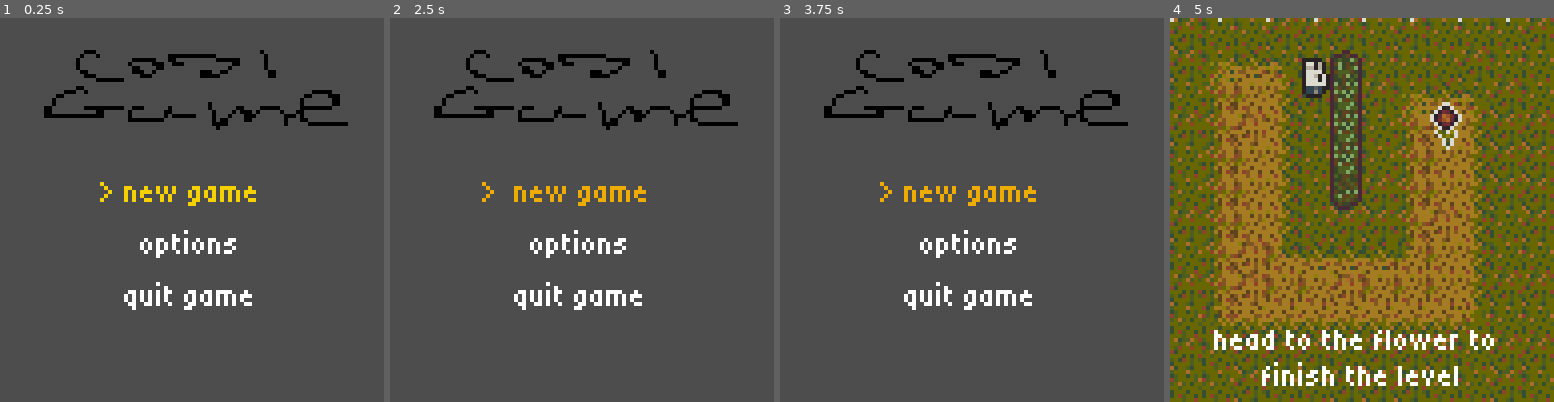
Above: before the commit, frames 1-4 (left to right).
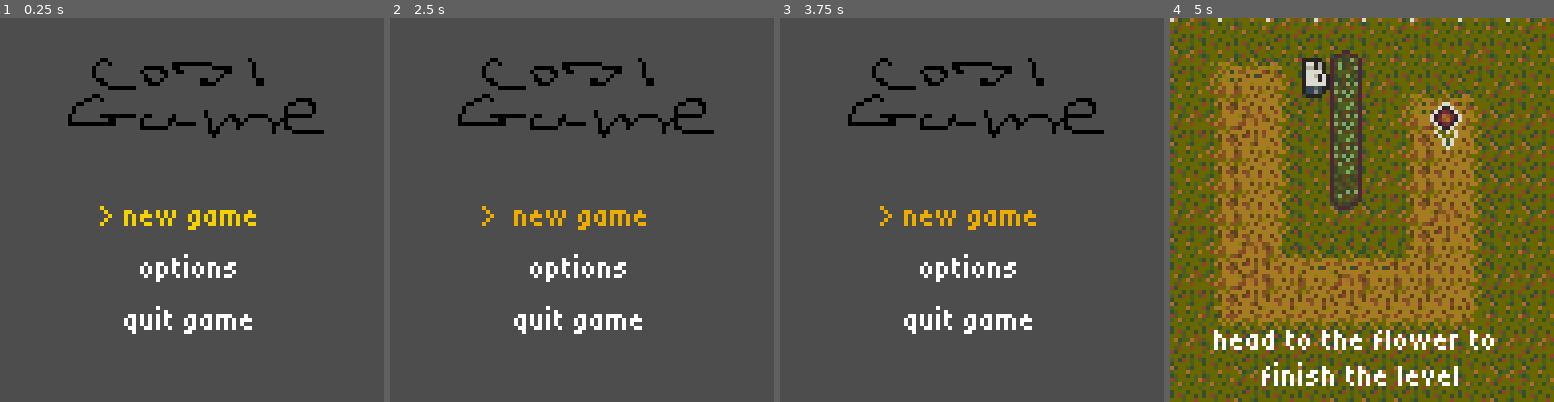
Above: after the commit, the same moments.

Repository: Someone68/cozyfall
Game: Godot game, scene res://scenes/main_menu.tscn
Two runs of this game, one before a commit and one after it. Both use one fixed random seed, a clock stepped at 60 frames per second and the inputs below.
Inputs:
- Up to frame 1 (0.25 s): no input
- Up to frame 2 (2.5 s): click "options" at 0.5 s; click "> new game" at 1.25 s; click "> new game" at 2 s
- Up to frame 3 (3.75 s): click "> new game" at 2.75 s; click "> new game" at 3.5 s
- Up to frame 4 (5 s): tap Enter (ui_accept) at 4.25, 4.52 s; hold Right (ui_right) from 4.28 s (still down); hold Z (tunnel) from 4.28 s (still down)

The runs differ from the first frame. In frame 1, 7.7% of the frame differs, in the area x 11-91%, y 8-83%; in frame 2, 7.7%; in frame 3, 7.7%; in frame 4, nothing differs.

Commit message:
center options in title screen

Diff:
--- a/scenes/main_menu.tscn
+++ b/scenes/main_menu.tscn
@@ -23,47 +23,46 @@
 grow_vertical = 2
 theme = ExtResource("1_wu84c")
 theme_override_constants/margin_left = 15
-theme_override_constants/margin_top = 6
+theme_override_constants/margin_top = 8
 theme_override_constants/margin_right = 15
 theme_override_constants/margin_bottom = 8
 
 [node name="VBoxContainer" type="VBoxContainer" parent="MainMenu" unique_id=908047947]
 layout_mode = 2
-theme_override_constants/separation = 9
+theme_override_constants/separation = 7
 
 [node name="TextureRect" type="TextureRect" parent="MainMenu/VBoxContainer" unique_id=463689465]
 layout_mode = 2
 texture = ExtResource("2_bqqt6")
 
-[node name="MarginContainer" type="MarginContainer" parent="MainMenu/VBoxContainer" unique_id=1859941748]
-layout_mode = 2
-theme_override_constants/margin_left = 14
-theme_override_constants/margin_right = 14
-
-[node name="SelectMenu" parent="MainMenu/VBoxContainer/MarginContainer" unique_id=647501129 instance=ExtResource("4_wu84c")]
+[node name="CenterContainer" type="CenterContainer" parent="MainMenu/VBoxContainer" unique_id=1881877339]
+custom_minimum_size = Vector2(0, 48)
 layout_mode = 2
 
-[node name="Continue" type="Button" parent="MainMenu/VBoxContainer/MarginContainer/SelectMenu" unique_id=615869429]
+[node name="SelectMenu" parent="MainMenu/VBoxContainer/CenterContainer" unique_id=647501129 instance=ExtResource("4_wu84c")]
+layout_mode = 2
+
+[node name="Continue" type="Button" parent="MainMenu/VBoxContainer/CenterContainer/SelectMenu" unique_id=615869429]
 layout_mode = 2
 text = "continue"
 flat = true
 
-[node name="NewGame" type="Button" parent="MainMenu/VBoxContainer/MarginContainer/SelectMenu" unique_id=1531426439]
+[node name="NewGame" type="Button" parent="MainMenu/VBoxContainer/CenterContainer/SelectMenu" unique_id=1531426439]
 layout_mode = 2
 text = "new game"
 flat = true
 
-[node name="Options" type="Button" parent="MainMenu/VBoxContainer/MarginContainer/SelectMenu" unique_id=578380013]
+[node name="Options" type="Button" parent="MainMenu/VBoxContainer/CenterContainer/SelectMenu" unique_id=578380013]
 layout_mode = 2
 text = "options"
 flat = true
 
-[node name="Quit" type="Button" parent="MainMenu/VBoxContainer/MarginContainer/SelectMenu" unique_id=1581533968]
+[node name="Quit" type="Button" parent="MainMenu/VBoxContainer/CenterContainer/SelectMenu" unique_id=1581533968]
 layout_mode = 2
 text = "quit game"
 flat = true
 
-[connection signal="item_selected" from="MainMenu/VBoxContainer/MarginContainer/SelectMenu" to="." method="_on_select_menu_item_selected"]
-[connection signal="pressed" from="MainMenu/VBoxContainer/MarginContainer/SelectMenu/Continue" to="MainMenu" method="_on_continue_pressed"]
-[connection signal="pressed" from="MainMenu/VBoxContainer/MarginContainer/SelectMenu/NewGame" to="MainMenu" method="_on_start_pressed"]
-[connection signal="pressed" from="MainMenu/VBoxContainer/MarginContainer/SelectMenu/Quit" to="MainMenu" method="_on_quit_pressed"]
+[connection signal="item_selected" from="MainMenu/VBoxContainer/CenterContainer/SelectMenu" to="." method="_on_select_menu_item_selected"]
+[connection signal="pressed" from="MainMenu/VBoxContainer/CenterContainer/SelectMenu/Continue" to="MainMenu" method="_on_continue_pressed"]
+[connection signal="pressed" from="MainMenu/VBoxContainer/CenterContainer/SelectMenu/NewGame" to="MainMenu" method="_on_start_pressed"]
+[connection signal="pressed" from="MainMenu/VBoxContainer/CenterContainer/SelectMenu/Quit" to="MainMenu" method="_on_quit_pressed"]
--- a/scripts/main_menu.gd
+++ b/scripts/main_menu.gd
@@ -4,8 +4,8 @@
 
 func _ready() -> void:
 	if Settings.level == 1:
-		$MainMenu/VBoxContainer/MarginContainer/SelectMenu/Continue.visible = false
-		$MainMenu/VBoxContainer/MarginContainer/SelectMenu.refresh()
+		$MainMenu/VBoxContainer/CenterContainer/SelectMenu/Continue.visible = false
+		$MainMenu/VBoxContainer/CenterContainer/SelectMenu.refresh()
 
 func show_warning(action: String) -> void:
 	#process_mode = Node.PROCESS_MODE_PAUSABLE
